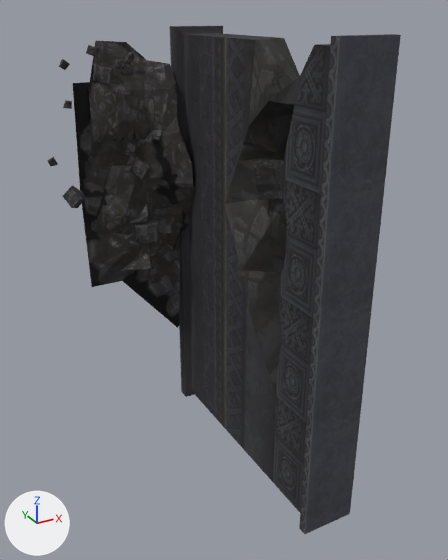
Renders of the OBJ model sceneobjs/huodong_fuben_651/huodong_fuben_652_pingtai02_qiang01b.obj from each side of a commit.
Camera for both pictures: a 50 mm camera at (-936.0, -2455.0, 930.0) aimed at (104.0, -563.0, -16.0). The axes (+X, +Y, +Z) are drawn at lower left. The lights are the same throughout. Where no turn or scale is listed for an object, it has been applied to the vertices. Vertices at the same position are counted once.

Names of what the first picture shows: 'huodong_fuben_652_pingtai02_qiang01b'.
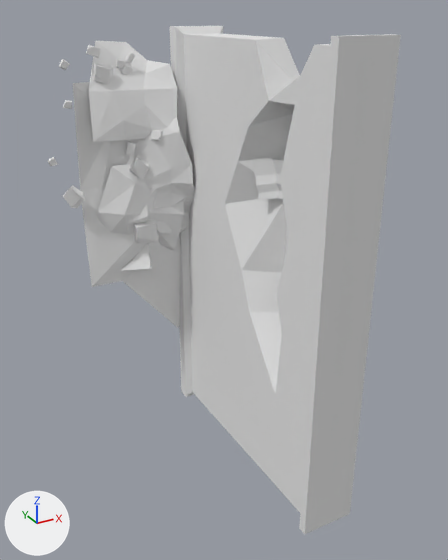
Diff of the bpy script that builds the scene:
```diff
--- a/sceneobjs/huodong_fuben_651/huodong_fuben_652_pingtai02_qiang01b.obj.py
+++ b/sceneobjs/huodong_fuben_651/huodong_fuben_652_pingtai02_qiang01b.obj.py
@@ mat_material_4_1 @@
+mat_material_4_1 = principled_material('material_4')
+mat_material_4_1.base_color = (0.8, 0.8, 0.8)  # white #e7e7e7
+mat_material_4_1.roughness = 1.0
@@ mat_material_1_1 @@
+mat_material_1_1 = principled_material('material_1')
+mat_material_1_1.base_color = (0.8, 0.8, 0.8)  # white #e7e7e7
+mat_material_1_1.roughness = 1.0
@@ mat_material_2_1 @@
+mat_material_2_1 = principled_material('material_2')
+mat_material_2_1.base_color = (0.8, 0.8, 0.8)  # white #e7e7e7
+mat_material_2_1.roughness = 1.0
@@ mat_material_3_1 @@
+mat_material_3_1 = principled_material('material_3')
+mat_material_3_1.base_color = (0.8, 0.8, 0.8)  # white #e7e7e7
+mat_material_3_1.roughness = 1.0
@@ me_huodong_fuben_652_pingtai02_qiang01b @@
 me_huodong_fuben_652_pingtai02_qiang01b.from_pydata(...)  # 437 vertices, 642 faces; spans x -377.0..377.0, y -1078.0..83.0, z -861.0..861.0
 # used by ob_huodong_fuben_652_pingtai02_qiang01b; location = (0.0, 0.0, 0.0)
+# me_huodong_fuben_652_pingtai02_qiang01b part 1: all 81 faces that had it switch from mat_material_2 (picture img_huodong_fuben_652_pingtai02_qiang01_02_png) to mat_material_2_1 (white #e7e7e7)
+# me_huodong_fuben_652_pingtai02_qiang01b part 2: all 250 faces that had it switch from mat_material_3 (picture img_huodong_fuben_652_pingtai02_qiang01_03_png) to mat_material_3_1 (white #e7e7e7)
+# me_huodong_fuben_652_pingtai02_qiang01b part 3: all 146 faces that had it switch from mat_material_4 (picture img_huodong_fuben_652_pingtai02_qiang01_04_png) to mat_material_4_1 (white #e7e7e7)
+# me_huodong_fuben_652_pingtai02_qiang01b part 4: all 165 faces that had it switch from mat_material_1 (picture img_huodong_fuben_652_pingtai02_qiang01_01_png) to mat_material_1_1 (white #e7e7e7)
```

Where the change shows, as pixel boxes [x1, y1, x2, y2] in the pictures (448 x 560 px):
part 1 of me_huodong_fuben_652_pingtai02_qiang01b, recoloured (black to grey): [225, 38, 314, 393] in both
part 2 of me_huodong_fuben_652_pingtai02_qiang01b, recoloured (black to grey): [48, 45, 163, 271] in both
part 3 of me_huodong_fuben_652_pingtai02_qiang01b, recoloured (black to grey): [73, 41, 195, 328] in both
part 4 of me_huodong_fuben_652_pingtai02_qiang01b, recoloured (black to grey): [170, 26, 401, 534] in both
